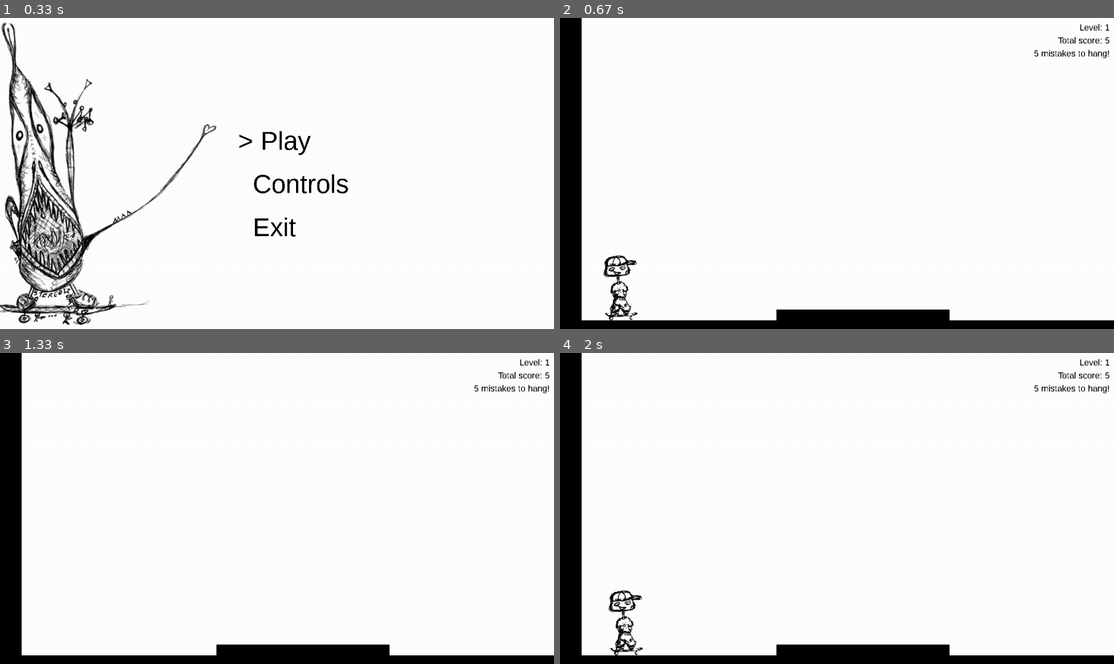
Above: before the commit, frames 1-4 (two rows, left to right).
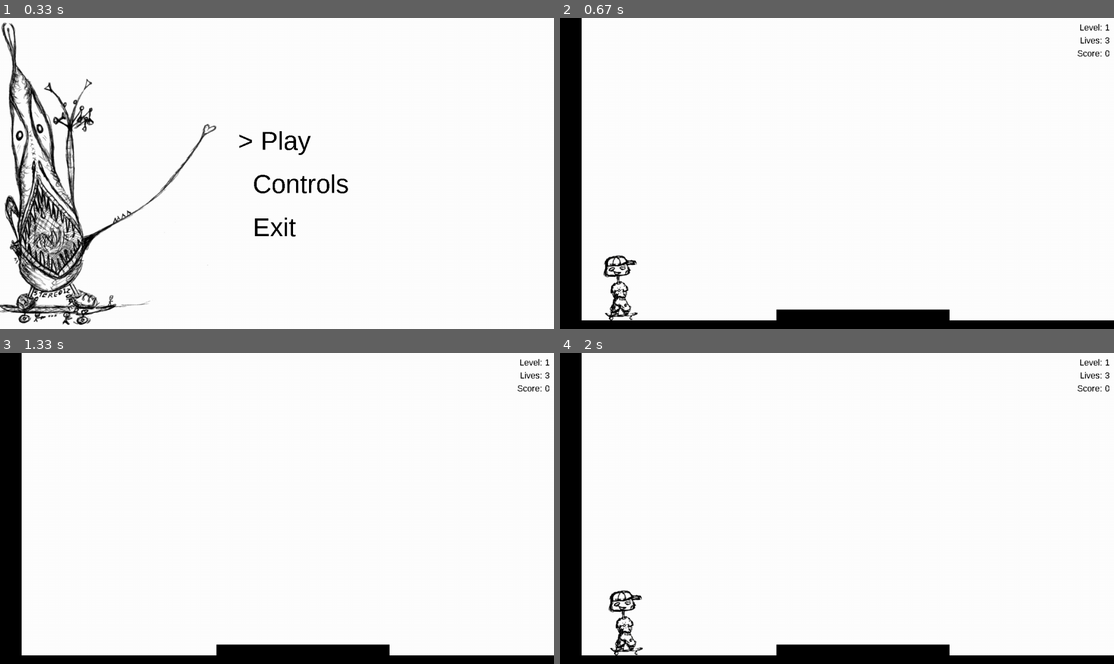
Above: after the commit, the same moments.

Repository: spookydoodle/bounce_pygame
Game: pygame game, started from main.py
The game is run twice, just before and just after one commit, with the same random seed, the same clock (stepped at 60 frames per second) and the same inputs.
Inputs:
- Up to frame 1 (0.33 s): no input
- Up to frame 2 (0.67 s): tap Enter at 0.33 s
- Up to frame 3 (1.33 s): tap A at 0.67 s; tap Space at 1 s
- Up to frame 4 (2 s): tap D at 1.33 s

Frame 1 is identical in both runs. In frame 2, 0.3% of the frame differs, in the area x 85-100%, y 6-14%; in frame 3, 0.3%; in frame 4, 0.3%.

Commit message:
edited score a bit

Diff:
--- a/main.py
+++ b/main.py
@@ -18,8 +18,6 @@
 size = width, height = (1280, 720)
 screen = pygame.display.set_mode(size)
 ##screen.blit(background_image, (0, 0))
-
-##Keyword.initialize_list()
 
 done = False
 clock = pygame.time.Clock()
--- a/skater/game.py
+++ b/skater/game.py
@@ -1,5 +1,6 @@
 from .state import *
 from .player import *
+from .gameboard import *
 from .obstacles import *
 from .score import *
 
@@ -20,7 +21,7 @@
         self.player.rect.bottom = 500
         self.all_sprites_group.add(self.player)
 
-        self.score = Score(5)
+        self.score = Score(3)
 
         self.game_over = False
         self.won_level = False
@@ -38,9 +39,6 @@
 
         if self.new_level:
             self.level += 1
-            self.score.update(self.level)
-            ##self.keyword.assign_new(self.keyword.keywords_list)
-            ##self.alphabet.reset()
             self.create_obstacles()
             self.player.rect.x = 100
             self.player.rect.bottom = 700
@@ -48,9 +46,6 @@
 
         if not self.game_over:
             if not self.won_level:
-                ##if pygame.time.get_ticks() > 15000 * self.t_shuffle:
-                ##    self.t_shuffle += 1
-                ##    self.create_obstacles()
 
                 if self.player.rect.x > screen.get_rect().midtop[0]:
                     self.CameraX += 0
@@ -66,6 +61,7 @@
 
                 # The player cannot fall lower than the highest of obstacles under him
                 falling_limit = min(obstacle.rect.top for obstacle in self.obstacles_under())
+                print(self.obstacles_under())
                 self.player.move_y(falling_limit)
                 self.change_obstacles_pos_cam()
                 self.check_game_result()
@@ -99,6 +95,7 @@
             self.all_sprites_group.add(obstacle)
 
         self.obstacles = obstacles
+
 
     def obstacles_under(self):
         """
@@ -110,8 +107,10 @@
             if obstacle.is_under(self.player.rect)]
         return ans
 
+
     def change_obstacles_pos_cam(self):
         for sprite in self.all_sprites: sprite.rect.x -= self.CameraX
+
 
     def check_collisions(self):
         var1 = (self.player.is_colliding_r, self.player.is_colliding_l, self.player.is_colliding_b, self.player.rect.bottom)
@@ -264,8 +263,8 @@
     def draw_game_results(self, screen, score, color):
         font = pygame.font.SysFont('Arial', 20)
         game_results_list = ["Level: {}".format(self.level),
-                             "Total score: {}".format(str(score.total_score)),
-                             "{} mistakes to hang!".format(str(score.current_score))]
+                             "Lives: {}".format(str(score.number_of_lives)),
+                             "Score: {}".format(str(score.total_score))]
 
         for n, result in enumerate(game_results_list):
             draw_text(screen, result, font, color, "R", screen.get_rect().width - 10, (10 + n*30))
--- a/skater/gameboard.py
+++ b/skater/gameboard.py
@@ -1,4 +1,3 @@
-
 
 class GameBoard:
 
--- a/skater/obstacles.py
+++ b/skater/obstacles.py
@@ -1,6 +1,5 @@
 import pygame
 from pygame.locals import *
-from .dicts import *
 
 
 class Obstacle(pygame.sprite.Sprite):
--- a/skater/score.py
+++ b/skater/score.py
@@ -1,25 +1,22 @@
 class Score:
 
-    def __init__(self, max_trials):
-        self.max_trials = max_trials
-        self.current_score = max_trials
+    # player receives initial number of lives, number_of_lives represents current number of lives
+    # total_score is increased once player does skating tricks
+    def __init__(self, init_number_of_lives):
+        self.init_number_of_lives = init_number_of_lives
+        self.number_of_lives = init_number_of_lives
         self.total_score = 0
 
 
-    def decrease_current(self, n = 1):
-        self.current_score -= n
+    def decrease_lives(self):
+        self.number_of_lives -= 1
 
 
-    def update(self, level):
-        self.total_score += self.current_score
-        self.current_score = self.max_trials
-
-        # every three levels user receives one trial less with min number of trials smaller than max number of trials set in the game
-        n = level // 4
-        if n < self.max_trials:
-            self.current_score -= n
+    # the greater the level, more points player receives for tricks
+    def add_points(self, level):
+        self.total_score += 10 * level
 
 
     def reset(self):
-        self.current_score = self.max_trials
+        self.number_of_lives = self.init_number_of_lives
         self.total_score = 0
